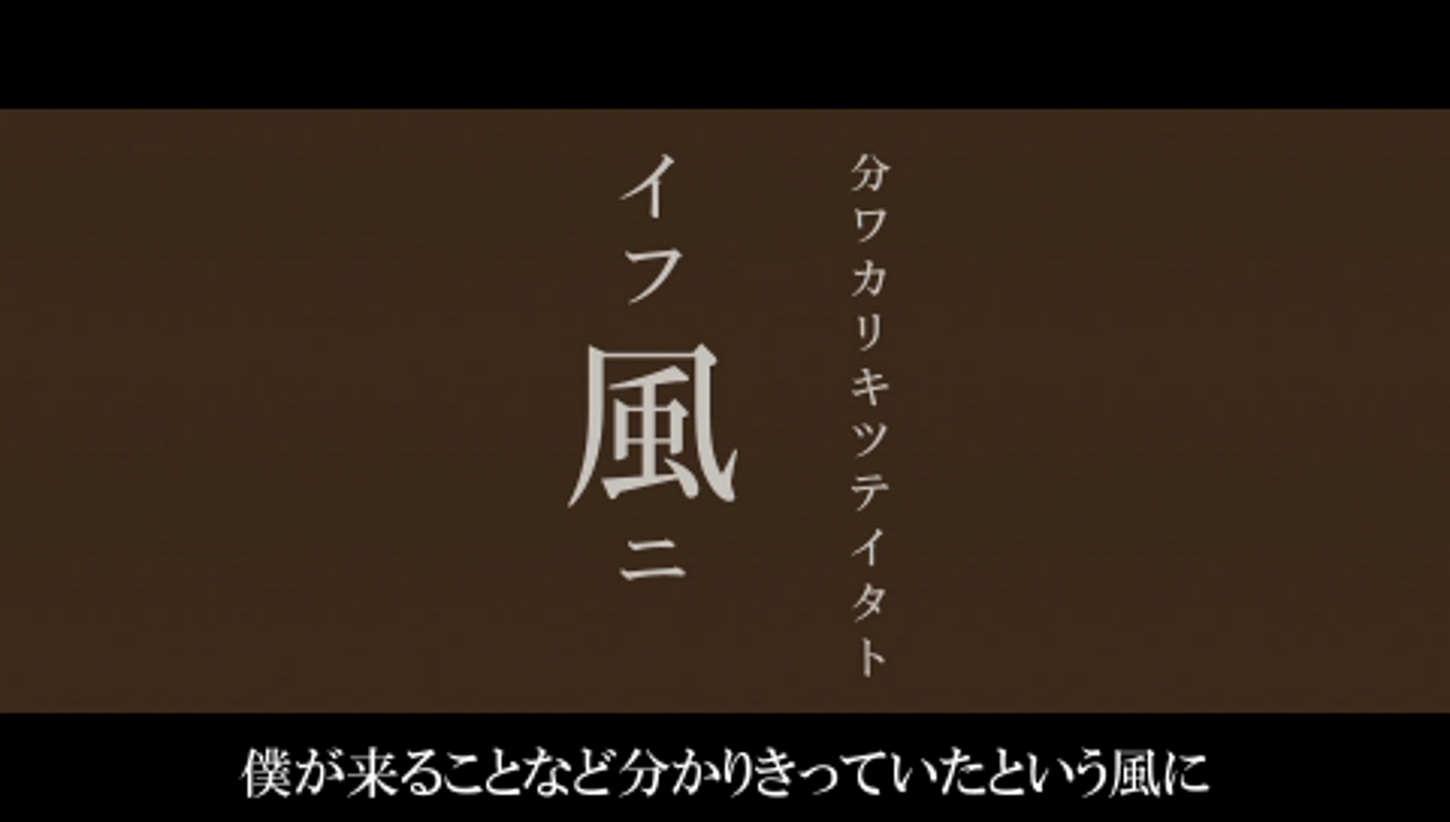
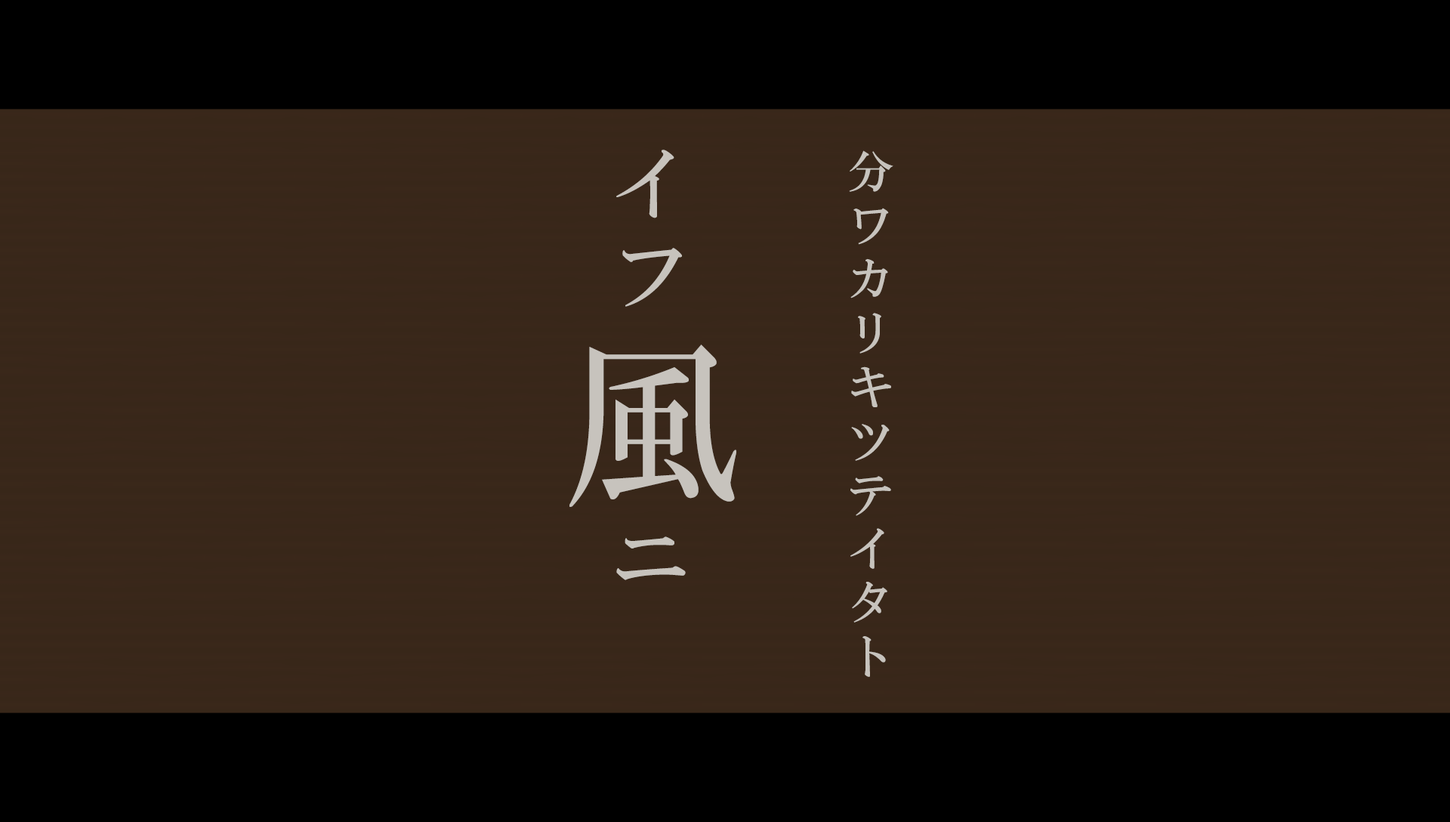
Layered file, before and after one edit (1450x822). Changes by layer:
added layer "風" above "イフ ニ" over [569, 344, 737, 507]
added layer "イフ ニ" above "分ワカリキツテイタト" over [616, 149, 686, 580]
added layer "分ワカリキツテイタト" above "Layer 2" over [848, 150, 894, 677]
showed "Layer 2" over [0, 107, 1450, 799]
